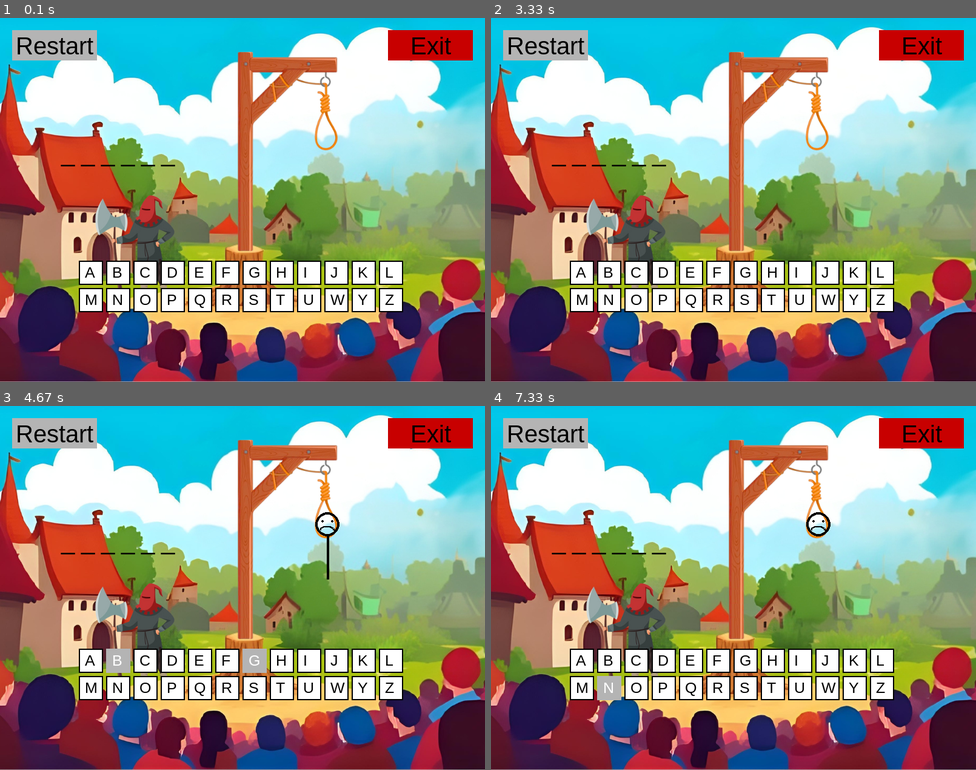
Above: before the commit, frames 1-4 (two rows, left to right).
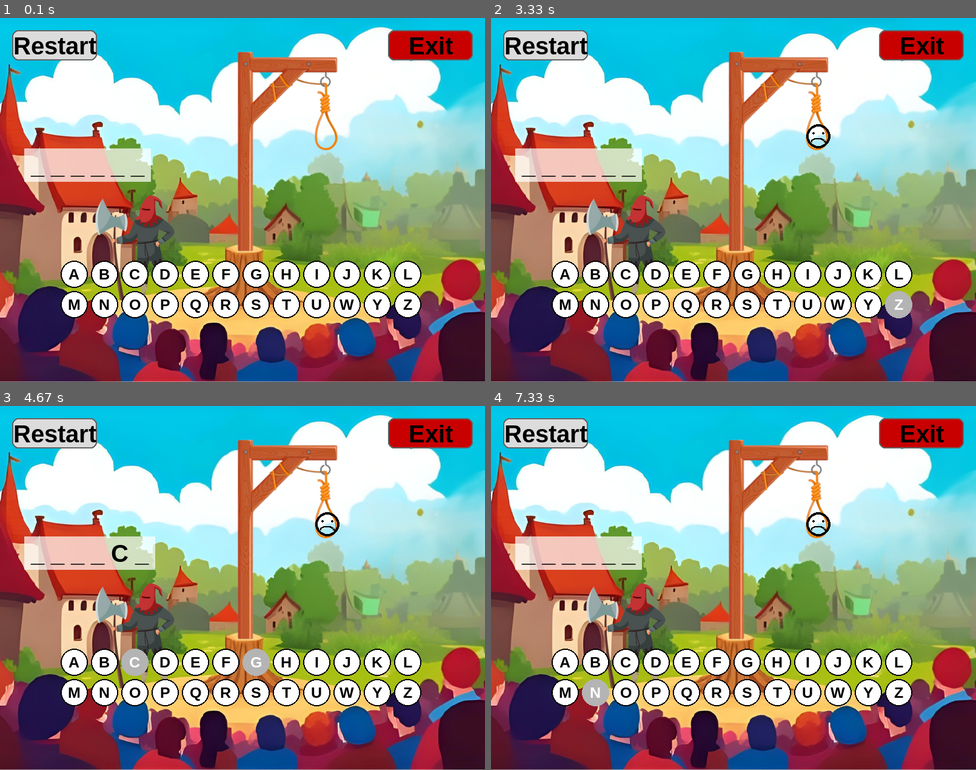
Above: after the commit, the same moments.

Repository: Jakub-Marecki/WisielecGame
Game: pygame game, started from wisielec-pygame.py
The game is run twice, just before and just after one commit, with the same random seed, the same clock (stepped at 60 frames per second) and the same inputs.
Inputs (mouse positions are in pixels of both pictures, inside the frame that each line leads up to):
- Up to frame 1 (0.1 s): no input
- Up to frame 2 (3.33 s): click "C" at 0.38 s; click "Restart" at 0.72 s; click (583, 287) at 1.05 s; click "Restart" at 1.38 s; click (743, 76) at 1.72 s; click (709, 294) at 2.05 s; click "Restart" at 2.38 s; click (665, 123) at 2.72 s; click (903, 294) at 3.05 s
- Up to frame 3 (4.67 s): click "Restart" at 3.38 s; click (344, 522) at 3.72 s; click "G" at 4.05 s; click (126, 653) at 4.38 s
- Up to frame 4 (7.33 s): click (908, 671) at 4.72 s; click (660, 693) at 5.05 s; click "Restart" at 5.38 s; click (655, 471) at 5.72 s; click "H" at 6.05 s; click "Restart" at 6.38 s; click (820, 708) at 6.72 s; click "N" at 7.05 s

The runs differ from the first frame. In frame 1, 11% of the frame differs, in the area x 2-98%, y 3-83%; in frame 2, 11%; in frame 3, 11%; in frame 4, 11%.

Commit message:
Aktualizacje graficzne

Diff:
--- a/wisielec-pygame.py
+++ b/wisielec-pygame.py
@@ -10,13 +10,20 @@
 pygame.display.set_caption("Wisielec")
 clock = pygame.time.Clock()
 BACKGROUND = pygame.image.load("C:\\Users\\ASUS ZENBOOK\\Desktop\\repo_github\\Wisielec\\background.png")
+
+# --- Kolory ---
 WHITE = (255, 255, 255)
 BLACK = (0, 0, 0)
 RED = (200, 0, 0)
 GREEN = (0, 200, 0)
 GRAY = (180, 180, 180)
-FONT = pygame.font.SysFont("arial", 40)
-SMALL_FONT = pygame.font.SysFont("arial", 25)
+DARK_GRAY = (100, 100, 100)
+LIGHT_GRAY = (220, 220, 220)
+SHADOW = (50, 50, 50, 100)
+
+# --- Czcionki ---
+FONT = pygame.font.SysFont("arial", 40, bold=True)
+SMALL_FONT = pygame.font.SysFont("arial", 25, bold=True)
 
 # --- Lista słów ---
 slownik = []
@@ -70,20 +77,32 @@
 def stworz_alfabet():
     litery = list("ABCDEFGHIJKLMNOPQRSTUWYZ")
     przyciski = []
-    start_x = 130
+    start_x = 100
     start_y = 400
-    odstep = 45
+    odstep = 50
     wiersz = 0
     kolumna = 0
 
     for litera in litery:
-        rect = pygame.Rect(start_x + kolumna * odstep, start_y + wiersz * odstep, 40, 40)
+        rect = pygame.Rect(start_x + kolumna * odstep, start_y + wiersz * odstep, 45, 45)
         przyciski.append([litera, rect, True])
         kolumna += 1
         if kolumna > 11:
             kolumna = 0
             wiersz += 1
     return przyciski
+
+# --- Funkcja rysowania przycisku ---
+def draw_button(text, x, y, w, h, color, hover_color=None):
+    rect = pygame.Rect(x, y, w, h)
+    mouse_pos = pygame.mouse.get_pos()
+    current_color = hover_color if rect.collidepoint(mouse_pos) and hover_color else color
+    pygame.draw.rect(screen, current_color, rect, border_radius=10)
+    pygame.draw.rect(screen, DARK_GRAY, rect, 2, border_radius=10)
+    label = FONT.render(text, True, BLACK)
+    label_rect = label.get_rect(center=rect.center)
+    screen.blit(label, label_rect)
+    return rect
 
 # --- Szyfrowanie słowa ---
 def szyfrowanie(losowe_slowo):
@@ -95,15 +114,6 @@
         if losowe_slowo[i] == litera:
             zaszyfrowane[i] = litera
 
-# --- Przyciski Obłusga gry ----
-def draw_button(text, x, y, w, h, color):
-    rect = pygame.Rect(x, y, w, h)
-    pygame.draw.rect(screen, color, rect)
-    label = FONT.render(text, True, BLACK)
-    label_rect = label.get_rect(center=rect.center)
-    screen.blit(label, label_rect)
-    return rect
-
 # --- Główna pętla gry ---
 def gra():
     slowo = losowanie_slowa()
@@ -113,37 +123,49 @@
 
     running = True
     while running:
-        screen.fill(WHITE)
-        screen.blit(BACKGROUND, (0,0))
-        play_again_btn = draw_button("Restart", 20, 20, 140, 50, GRAY)
-        quit_btn = draw_button("Exit", 640, 20, 140, 50, RED)
+        screen.blit(BACKGROUND, (0, 0))
+
+        play_again_btn = draw_button("Restart", 20, 20, 140, 50, LIGHT_GRAY, WHITE)
+        quit_btn = draw_button("Exit", 640, 20, 140, 50, RED, (255, 100, 100))
 
         # Rysowanie szubienicy
         rysuj_wisielca(zycia)
 
-        # Rysowanie zaszyfrowanego słowa
+        # Rysowanie zgadywanego słowa
         tekst = " ".join(zaszyfrowane)
         render_slowo = FONT.render(tekst, True, BLACK)
-        screen.blit(render_slowo, (100, 200))
+        rect_slowo = render_slowo.get_rect(topleft=(50, 220))
+        tlo = pygame.Surface(rect_slowo.inflate(20, 10).size, pygame.SRCALPHA)
+        tlo.fill((255, 255, 255, 180))
+        screen.blit(tlo, rect_slowo.inflate(20, 10))
+        screen.blit(render_slowo, rect_slowo)
 
         # Rysowanie liter
         for litera, rect, aktywna in przyciski:
             if aktywna:
-                pygame.draw.rect(screen, WHITE, rect)
-                pygame.draw.rect(screen, BLACK, rect, 2)
+                pygame.draw.ellipse(screen, WHITE, rect)
+                pygame.draw.ellipse(screen, BLACK, rect, 2)
                 litera_render = SMALL_FONT.render(litera, True, BLACK)
             else:
-                pygame.draw.rect(screen, GRAY, rect)
+                pygame.draw.ellipse(screen, GRAY, rect)
                 litera_render = SMALL_FONT.render(litera, True, WHITE)
-            screen.blit(litera_render, (rect.x + 10, rect.y + 5))
+            screen.blit(litera_render, litera_render.get_rect(center=rect.center))
 
         # Sprawdzenie warunków gry
         if zycia <= 0:
             msg = FONT.render(f"Przegrałeś! Słowo to: {slowo}", True, RED)
-            screen.blit(msg, (400 - msg.get_width() // 2, 520))
+            rect_msg = msg.get_rect(center=(WIDTH // 2, 540))
+            pygame.draw.rect(screen, WHITE, rect_msg.inflate(40, 20), border_radius=15)
+            pygame.draw.rect(screen, RED, rect_msg.inflate(40, 20), 3, border_radius=15)
+            screen.blit(msg, rect_msg)
+
         elif "_" not in zaszyfrowane:
             msg = FONT.render("Brawo! Wygrałeś!", True, GREEN)
-            screen.blit(msg, (400 - msg.get_width() // 2, 520))
+            rect_msg = msg.get_rect(center=(WIDTH // 2, 540))
+            pygame.draw.rect(screen, WHITE, rect_msg.inflate(40, 20), border_radius=15)
+            pygame.draw.rect(screen, GREEN, rect_msg.inflate(40, 20), 3, border_radius=15)
+            screen.blit(msg, rect_msg)
+
 
         pygame.display.flip()
 
@@ -154,7 +176,7 @@
             elif event.type == pygame.MOUSEBUTTONDOWN:
                 position = pygame.mouse.get_pos()
                 if play_again_btn.collidepoint(position):
-                    return gra()  # restart gry
+                    return gra()
                 if quit_btn.collidepoint(position):
                     pygame.quit()
                     sys.exit()
